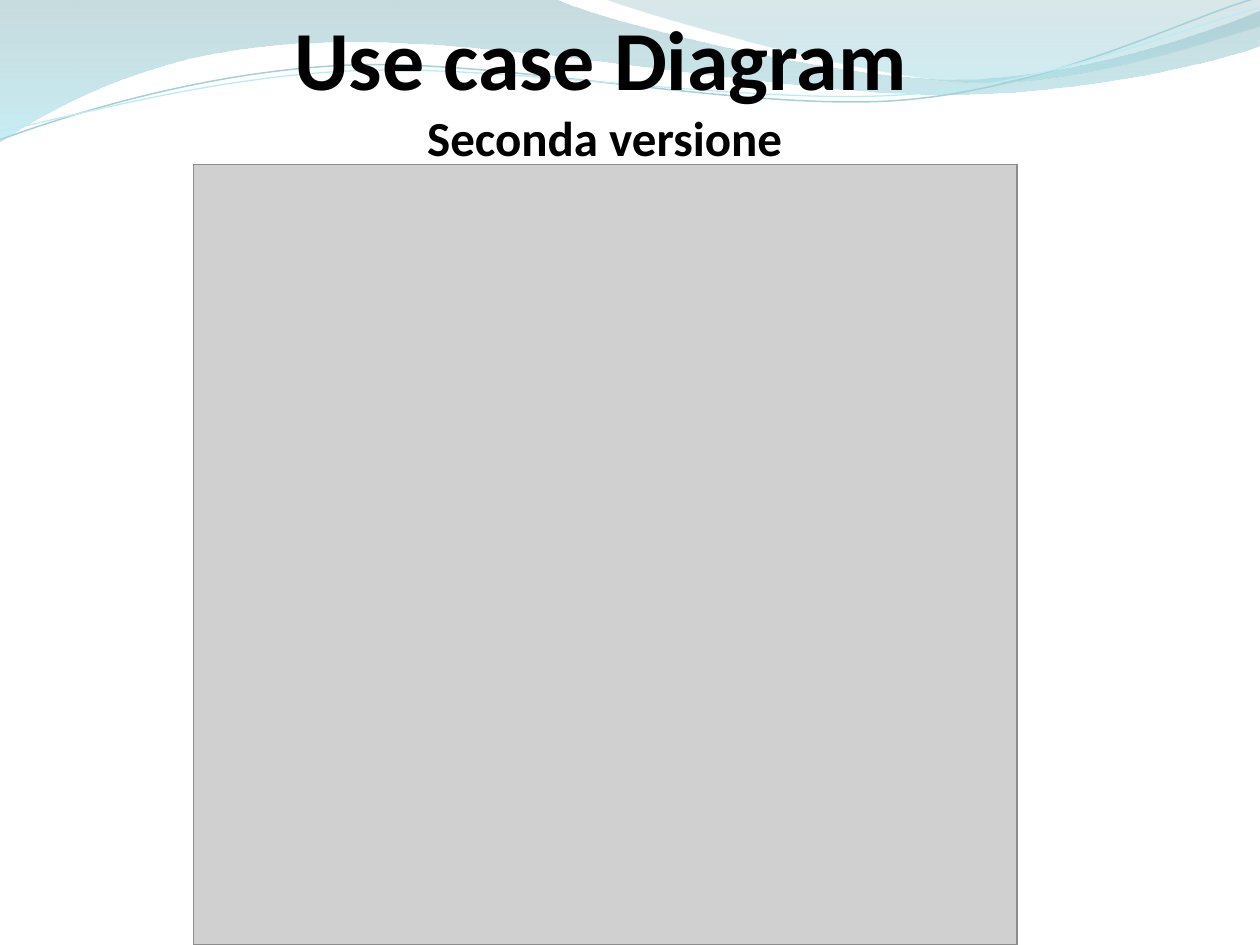
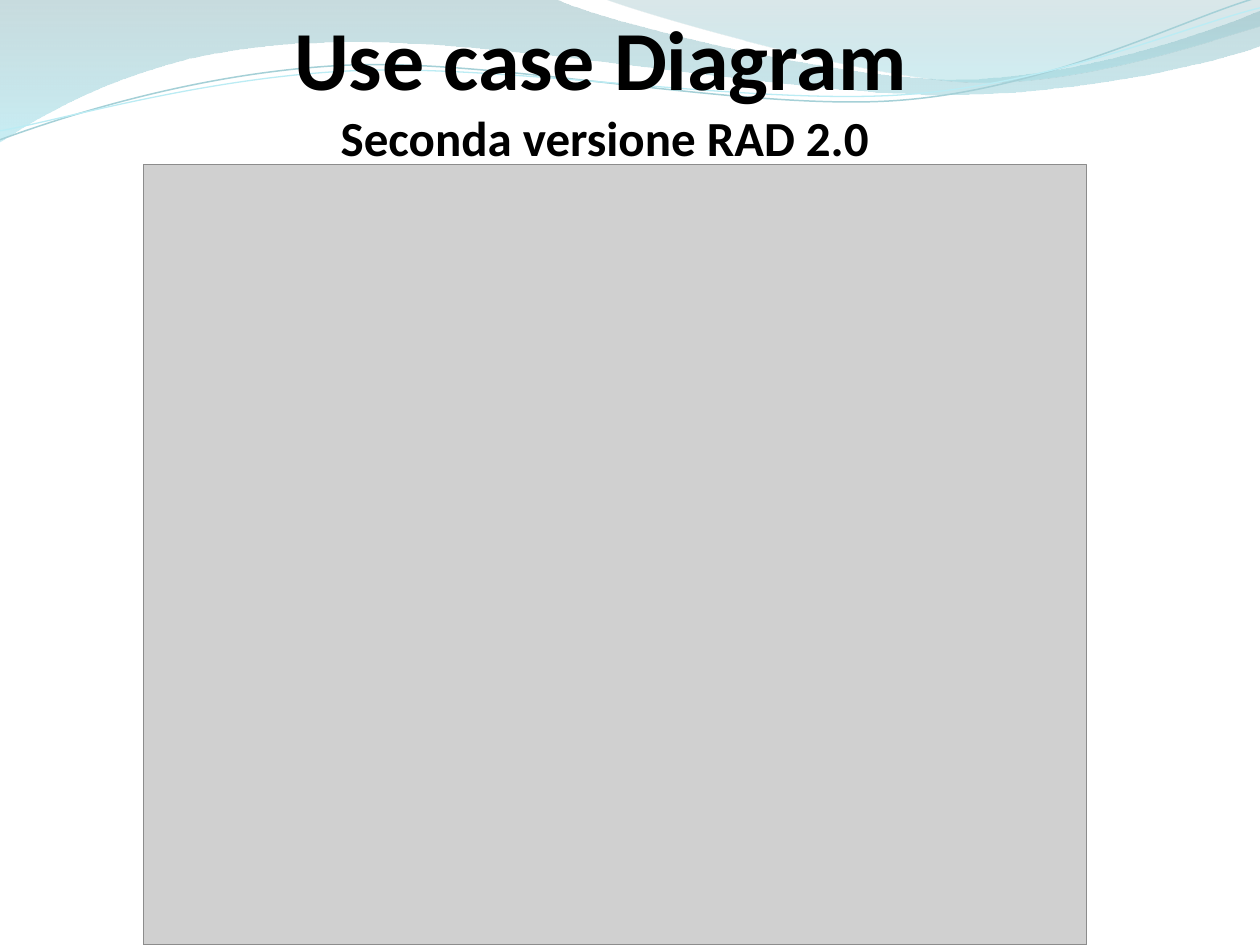
Before and after one commit to ammirate/at-silo, a slide deck: slide 14 of Presentazione/Atsilo1/Di Palma/[Bozza]Introduzione.pptx (slide 13 before the commit). Drawn at 1260x945 pixels with LibreOffice and Linux fonts; fonts in the diff are those of the drawing; grey boxes stand for pictures. Boxes give left, top, right and bottom in pixels: in the first picture for what was removed or moved away, otherwise in the second. Text is boxed around its words. In the diff, an @@ line names an element or a change of style, - is before the commit and + after.

```diff
--- a/Presentazione/Atsilo1/Di Palma/[Bozza]Introduzione.pptx
+++ b/Presentazione/Atsilo1/Di Palma/[Bozza]Introduzione.pptx
@@ text at box(341, 121, 869, 167): text changed @@
-Seconda versione
+Seconda versione RAD 2.0
@@ picture: place and size @@
-picture at box(194, 165, 1018, 945)
+picture at box(144, 165, 1086, 945)
```
Also in this commit, not shown: 3 other slides changed, 3 slides added, 1 slide removed.
